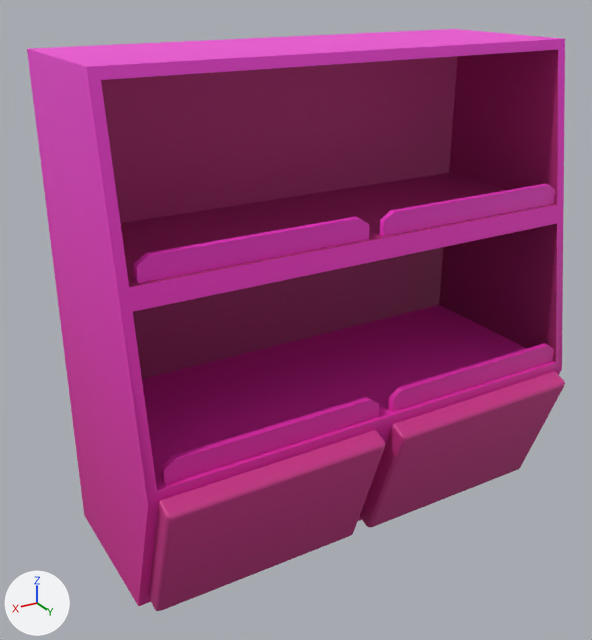
A saved change to the FBX model Unity/Assets/Models/Shelf_Short_Candy.fbx.
Camera for both pictures: a camera (50 mm lens) standing at (0.0382, 0.1576, 0.1148) and looking at (-0.0432, 0.0219, 0.047). Arrows for +X, +Y and +Z are at lower left; the lights stay in place. Where no turn or scale is listed for an object, it has been applied to the vertices.

In view in the first picture: 'Shelf_Short_Candy'.
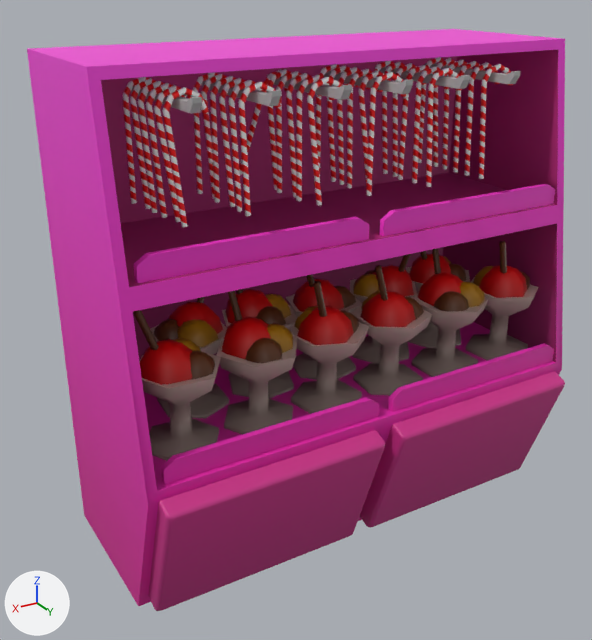
Changed parts and their boxes (x1, y1, x2, y2) in the pictures (592 x 640 px):
part 1 of me_mesh, added (red)
    after: (133, 241, 539, 461)
part 2 of me_mesh, added
    after: (122, 57, 521, 228)

Edits to the bpy script that builds the scene:
```text
Add img_egg_02_png:
    img_egg_02_png = load_image('egg_02.PNG', '../../../Art/Textures/egg_02.png', 8, 512, 'sRGB')
Add img_yellow_02_png:
    img_yellow_02_png = load_image('yellow_02.png', '../../../Art/Textures/yellow_02.png', 8, 512, 'sRGB')
Add img_food_png:
    img_food_png = load_image('food.png', '../../../Art/Textures/food.png', 512, 512, 'sRGB')
Add img_brown_02_png:
    img_brown_02_png = load_image('brown_02.png', '../../../Art/Textures/brown_02.png', 8, 512, 'sRGB')
Add img_red_02_png:
    img_red_02_png = load_image('red_02.png', '../../../Art/Textures/red_02.png', 8, 512, 'sRGB')
Add mat_egg_02_m:
    mat_egg_02_m = principled_material('egg_02_M')
    mat_egg_02_m.texture = img_egg_02_png
Add mat_yellow_02_m:
    mat_yellow_02_m = principled_material('yellow_02_M')
    mat_yellow_02_m.texture = img_yellow_02_png
Add mat_surfaceshader4:
    mat_surfaceshader4 = principled_material('surfaceShader4')
    mat_surfaceshader4.texture = img_food_png
Add mat_brown_02_m:
    mat_brown_02_m = principled_material('brown_02_M')
    mat_brown_02_m.texture = img_brown_02_png
Add mat_lambert1:
    mat_lambert1 = principled_material('lambert1')
    mat_lambert1.base_color = (0.451, 0.451, 0.451)  # grey #b3b3b3
Add mat_red_02_m:
    mat_red_02_m = principled_material('red_02_M')
    mat_red_02_m.texture = img_red_02_png
Change me_mesh:
    used by ob_shelf_short_candy; location = (0.0, 0.0, 0.0)
    remove me_mesh.from_pydata(...)  # 256 vertices, 234 faces; spans x -0.1001..0.0, y 0.0..0.0484, z 0.0..0.1014
    add me_mesh.from_pydata(...)  # 2609 vertices, 2511 faces; spans x -0.1001..0.0, y 0.0..0.0484, z 0.0..0.1014
    me_mesh part 1: 1177 vertices added at x -0.0995..-0.0035, y 0.0106..0.0408, z 0.0327..0.061
    me_mesh part 2: 1176 vertices added at x -0.0867..-0.0118, y 0.0088..0.0394, z 0.0746..0.0974
    add me_mesh.materials.append(mat_egg_02_m)  # picture img_egg_02_png
    add me_mesh.materials.append(mat_yellow_02_m)  # picture img_yellow_02_png
    add me_mesh.materials.append(mat_red_02_m)  # picture img_red_02_png
    add me_mesh.materials.append(mat_brown_02_m)  # picture img_brown_02_png
    add me_mesh.materials.append(mat_surfaceshader4)  # picture img_food_png
    add me_mesh.materials.append(mat_lambert1)  # grey #b3b3b3
```
